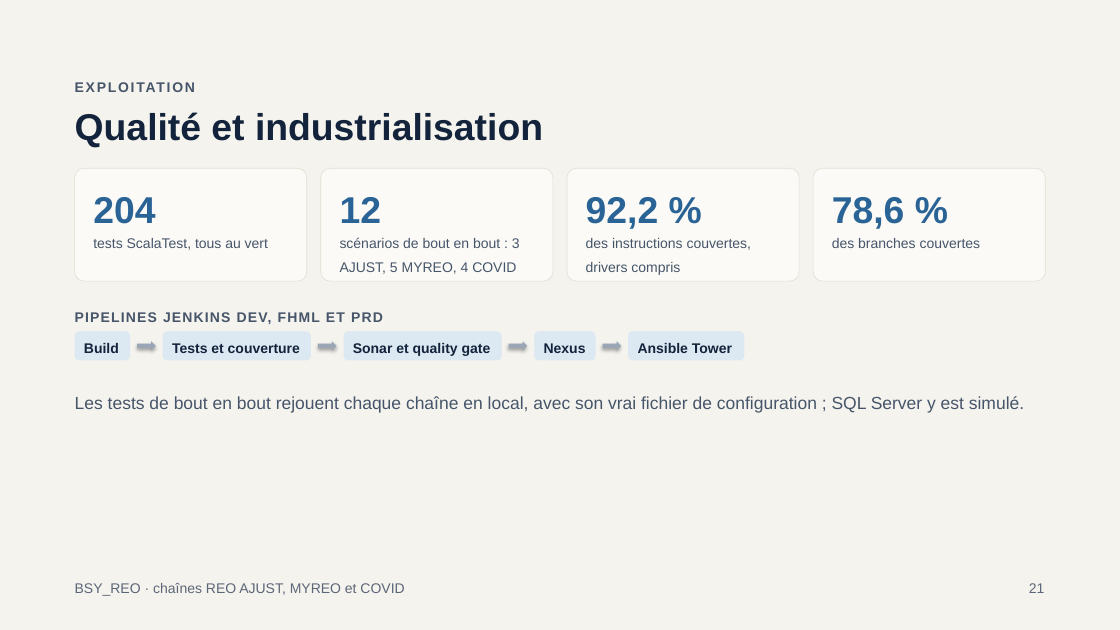
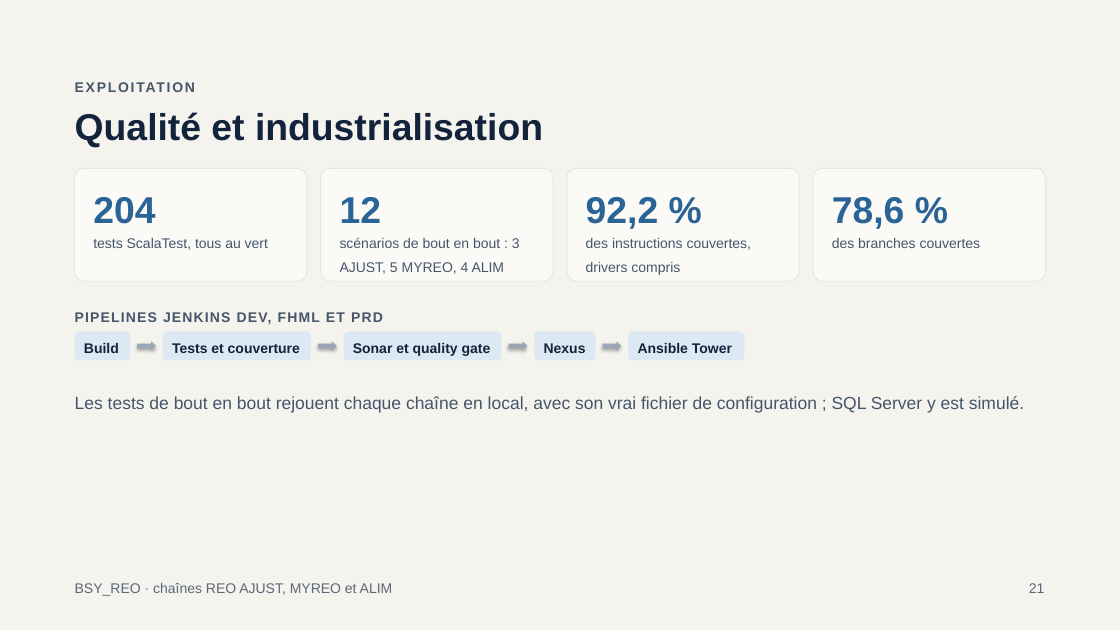
Before and after one commit to mlamouchi001/REO_SCALA, a slide deck: slide 21 of docs/Presentation_BSY_REO.pptx. Drawn at 1120x630 pixels with LibreOffice and Linux fonts; fonts in the diff are those of the drawing. Boxes give left, top, right and bottom in pixels: in the first picture for what was removed or moved away, otherwise in the second. Text is boxed around its words. In the diff, an @@ line names an element or a change of style, - is before the commit and + after.

Commit message:
Suppression du mot Covid : chaine renommee ALIM dans le code, les fichiers et la documentation
- classes, fichiers et tests : Covid -> Alim (AlimReoRunner, FetchSourceAlimReo, MainMapperAlim*, ViewsAlimReo...)
- bin/run_reo.sh : chaine alim (au lieu de covid)
- conf/reo_alim.conf : cles ALIM_RUBRIQUE, ALIM_DIM_SUPERVISION, ALIM_DIM_CONVERSION
- docs : ANALYSE_TALEND_ALIM_REO.md, presentation regeneree

```diff
--- a/docs/Presentation_BSY_REO.pptx
+++ b/docs/Presentation_BSY_REO.pptx
@@ text at bbox=[340, 237, 520, 274]: text changed @@
-scénarios de bout en bout : 3 AJUST, 5 MYREO, 4 COVID
+scénarios de bout en bout : 3 AJUST, 5 MYREO, 4 ALIM
@@ text at bbox=[75, 583, 393, 596]: text changed @@
-BSY_REO · chaînes REO AJUST, MYREO et COVID
+BSY_REO · chaînes REO AJUST, MYREO et ALIM
```
Also in this commit, not shown: 23 other slides changed, 40 other files.
